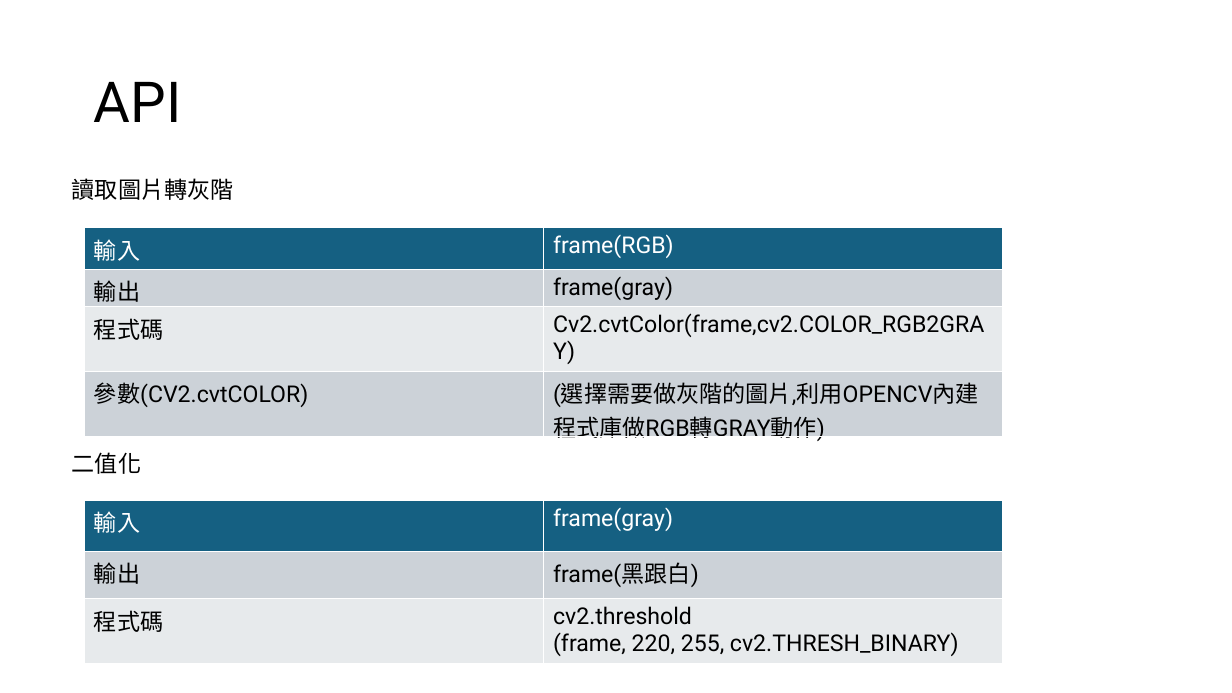
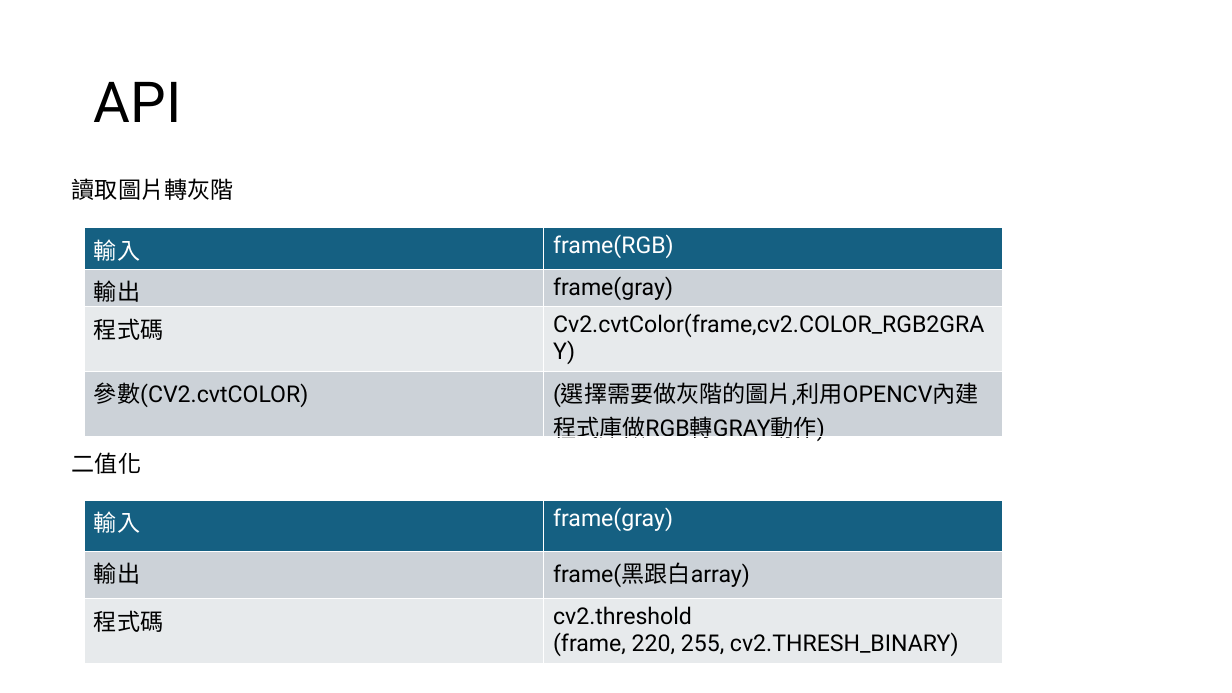
Before and after one commit to kennygnw/poker_detection_endterm, a slide deck: slide 6 of poker.pptx. Drawn at 1232x693 pixels with LibreOffice and Linux fonts; fonts in the diff are those of the drawing. Boxes give left, top, right and bottom in pixels: in the first picture for what was removed or moved away, otherwise in the second. Text is boxed around its words. In the diff, an @@ line names an element or a change of style, - is before the commit and + after.

```diff
--- a/poker.pptx
+++ b/poker.pptx
@@ table at <box>85,500,1004,664</box> @@
-row 2, column 2: frame(黑跟白)
+row 2, column 2: frame(黑跟白array)
```
Also in this commit, not shown: 4 other slides changed.
